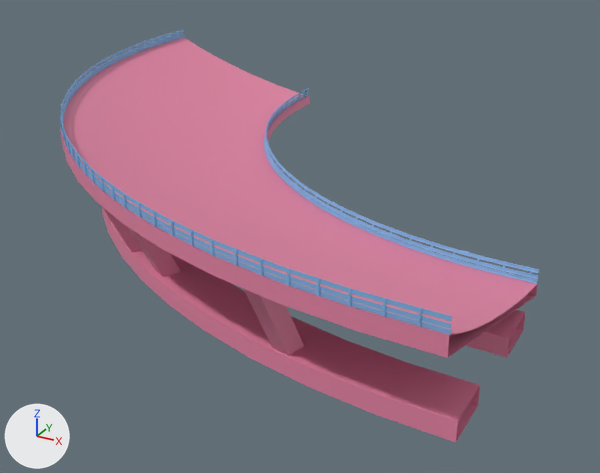
The FBX model Gamen't/Assets/Warner/Road/FBX/RoadBankedTurn.fbx: old version first, new version second.
Both versions are drawn from a camera (50 mm lens) standing at (20.8, -45.0, 27.0) and looking at (-14.6, 19.3, -5.1). Lighting does not change. The marker at lower left points along +X, +Y and +Z. Where no turn or scale is listed for an object, it has been applied to the vertices.

Objects in the first picture: 'RaillingBankedTurn', 'RoadBankedTurn'.
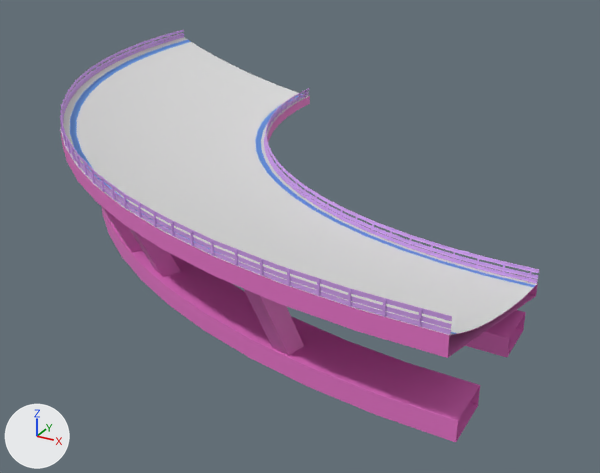
Location of each change, [x1, y1, x2, y2] in pixels of the pictures (600 x 473 px):
'RaillingBankedTurn', recoloured (blue to purple)
    both: [60, 30, 539, 335]
part 1 of me_plane_025, built on
    both: [244, 91, 537, 292]
part 2 of me_plane_025, built on
    both: [60, 37, 467, 335]
part 3 of me_plane_025, recoloured
    both: [61, 96, 538, 442]
part 4 of me_plane_025, recoloured
    both: [96, 48, 529, 331]

What changed in the scene script:
```text
Add mat_onderkant:
    mat_onderkant = principled_material('Onderkant')
    mat_onderkant.base_color = (0.8, 0.173, 0.579)  # pink #e773c8
Add mat_road:
    mat_road = principled_material('Road')
    mat_road.base_color = (0.8, 0.8, 0.8)  # white #e7e7e7
Add mat_zjilijn:
    mat_zjilijn = principled_material('Zjilijn')
    mat_zjilijn.base_color = (0.102, 0.288, 0.8)  # blue #5a92e7
Add mat_railling:
    mat_railling = principled_material('Railling')
    mat_railling.base_color = (0.614, 0.333, 0.8)  # purple #ce9ce7
Change me_plane_025:
    used by ob_roadbankedturn; location = (0.0, 0.0, 0.0)
    remove me_plane_025.from_pydata(...)  # 490 vertices, 407 faces; spans x -50.0..10.0, y -10.0..50.0, z -2.4..6.0
    add me_plane_025.from_pydata(...)  # 566 vertices, 479 faces; spans x -50.0..10.0, y -10.0..50.0, z -2.4..6.0
    me_plane_025 part 1
    18 faces are deleted
    38 vertices are added at x -31.2..10.0, y 8.8..50.0, z 0.1..0.2
    36 new faces join them, mat_road (white #e7e7e7)
    18 new faces join them, mat_zjilijn (blue #5a92e7)
    me_plane_025 part 2
    18 faces are deleted
    38 vertices are added at x -49.2..10.0, y -9.2..50.0, z 5.4..5.7
    36 new faces join them, mat_road (white #e7e7e7)
    18 new faces join them, mat_zjilijn (blue #5a92e7)
    me_plane_025 part 3: 263 faces spanning x -50.0..10.0, y -10.0..50.0, z -2.4..6.0 switch from mat_roadbankedturn (pink #e785a6) to mat_onderkant (pink #e774c8)
    me_plane_025 part 4: 108 faces spanning x -46.9..10.0, y -6.9..50.0, z 0.4..4.6 switch from mat_roadbankedturn (pink #e785a6) to mat_road (white #e7e7e7)
    add me_plane_025.materials.append(mat_zjilijn)  # blue #5a92e7
Change me_plane_038:
    where me_plane_038.from_pydata(...)  # 3891 vertices, 3663 faces; spans x -49.9..10.0, y -9.9..50.0, z 0.0..7.0
    remove me_plane_038.materials.append(mat_railingbankedturn)  # blue #7eb6e7
    add me_plane_038.materials.append(mat_railling)  # purple #ce9ce7
```
